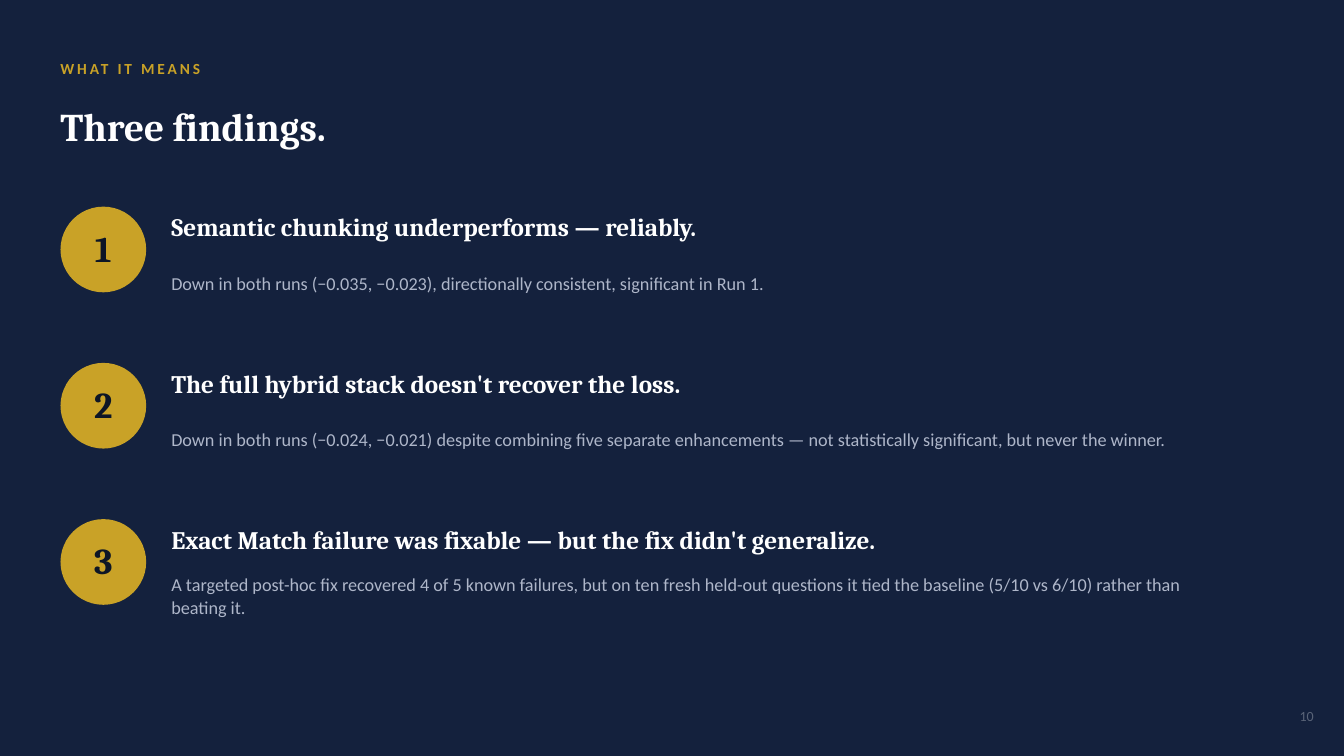
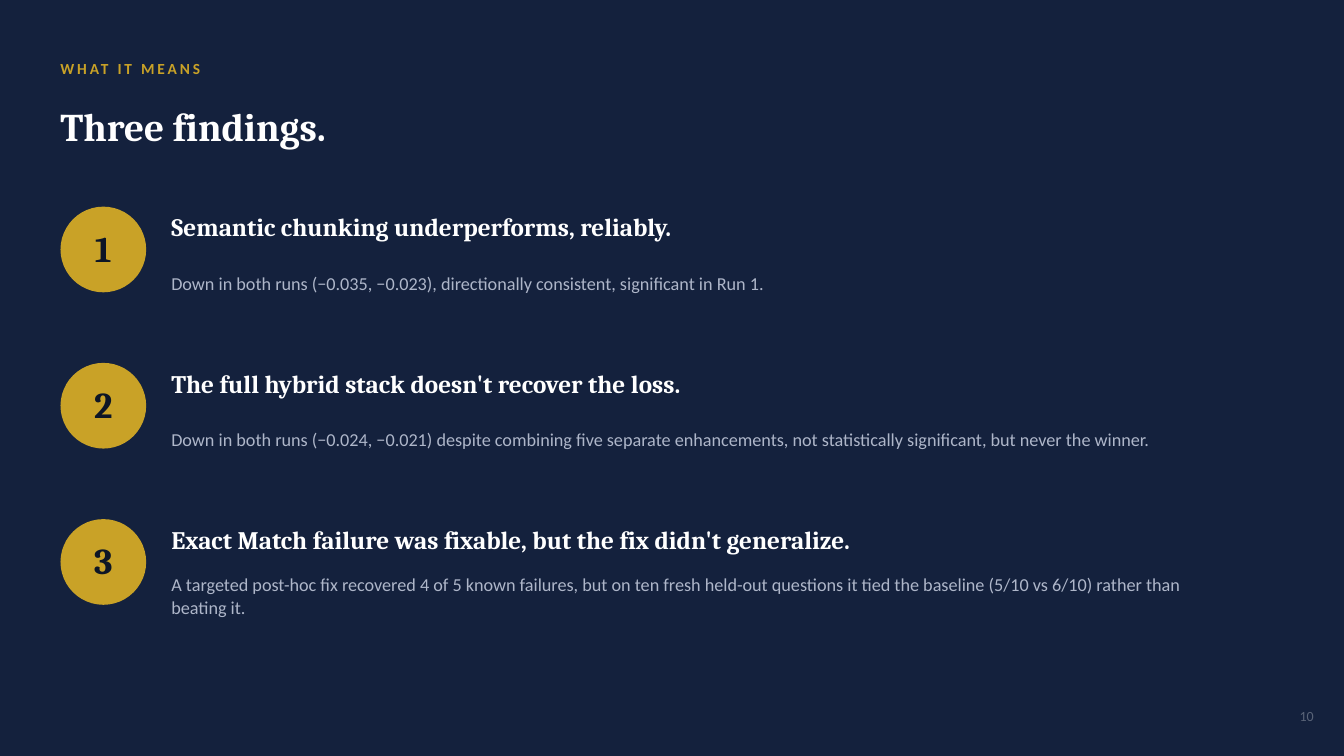
Before and after one commit to nv78/Research-semanticchunking, a slide deck: slide 10 of FinanceBench_Ablation_Deck.pptx. Drawn at 1344x756 pixels with LibreOffice and Linux fonts; fonts in the diff are those of the drawing. Boxes give left, top, right and bottom in pixels: in the first picture for what was removed or moved away, otherwise in the second. Text is boxed around its words. In the diff, an @@ line names an element or a change of style, - is before the commit and + after.

```diff
--- a/FinanceBench_Ablation_Deck.pptx
+++ b/FinanceBench_Ablation_Deck.pptx
@@ text at bbox=[171, 218, 671, 242]: text changed @@
-Semantic chunking underperforms — reliably.
+Semantic chunking underperforms, reliably.
@@ text at bbox=[171, 433, 1149, 449]: text changed @@
-Down in both runs (−0.024, −0.021) despite combining five separate enhancements — not statistically significant, but never the winner.
+Down in both runs (−0.024, −0.021) despite combining five separate enhancements, not statistically significant, but never the winner.
@@ text at bbox=[171, 531, 850, 555]: text changed @@
-Exact Match failure was fixable — but the fix didn't generalize.
+Exact Match failure was fixable, but the fix didn't generalize.
```
Also in this commit, not shown: 13 other slides changed, 2 other files.
